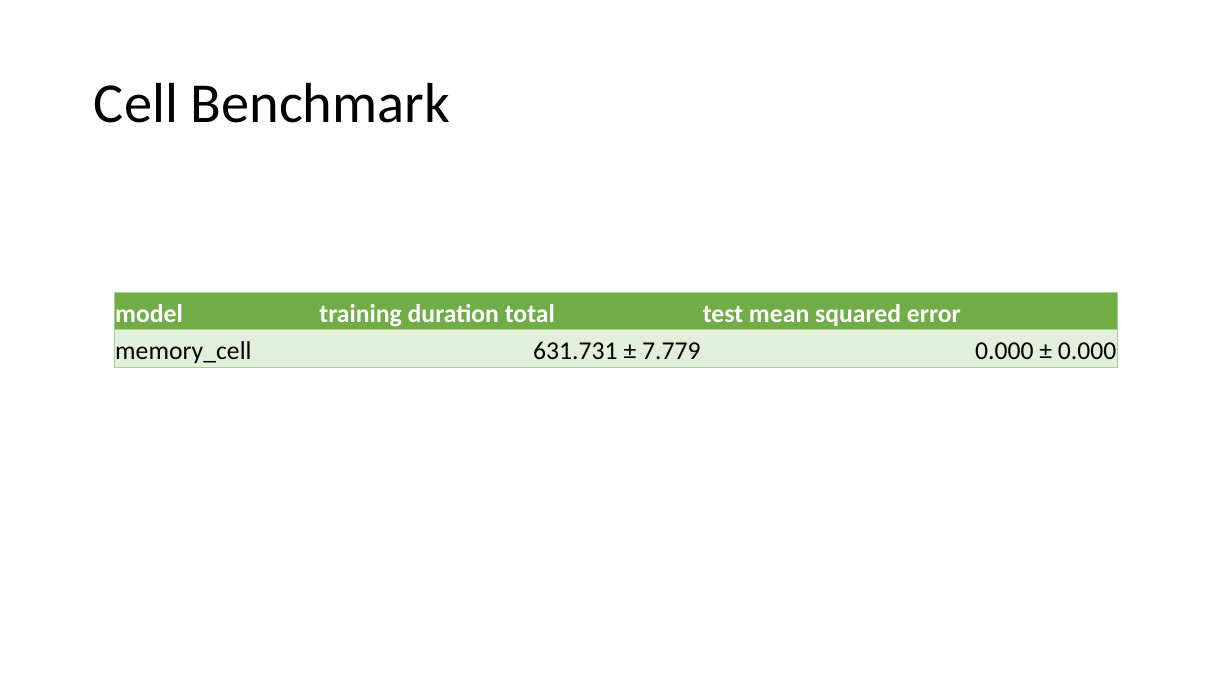
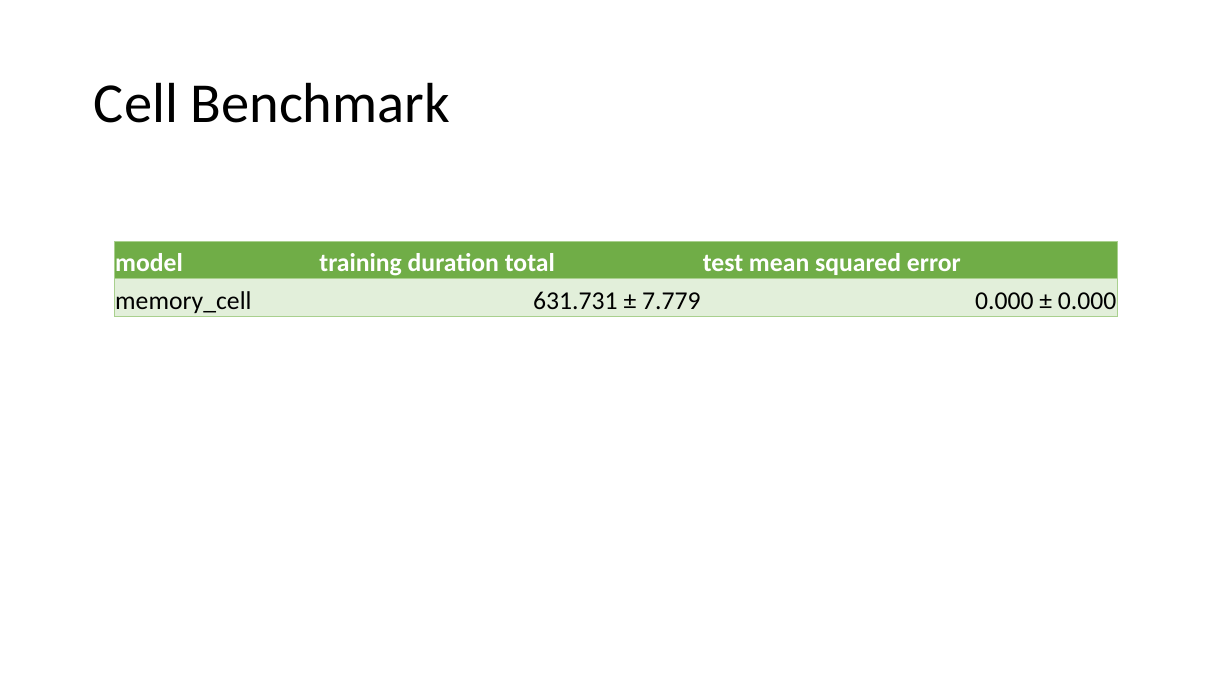
Before and after one commit to Oidlichtnwoada/NeuralNetworkArena, a slide deck: slide 39 of thesis/thesis_presentation.pptx. Drawn at 1232x693 pixels with LibreOffice and Linux fonts; fonts in the diff are those of the drawing. Boxes give left, top, right and bottom in pixels: in the first picture for what was removed or moved away, otherwise in the second. Text is boxed around its words. In the diff, an @@ line names an element or a change of style, - is before the commit and + after.

```diff
--- a/thesis/thesis_presentation.pptx
+++ b/thesis/thesis_presentation.pptx
@@ table: place and size @@
-table at (115, 292, 1118, 367)
+table at (115, 241, 1118, 317)
```
Also in this commit, not shown: 1 other slide changed.
